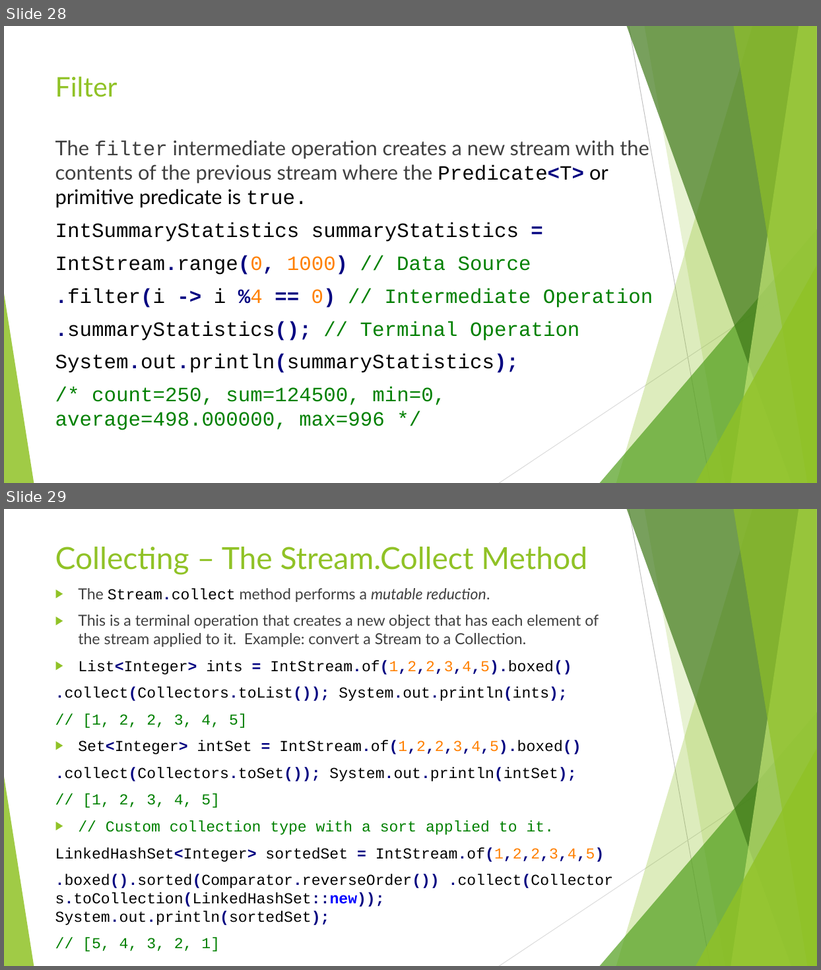
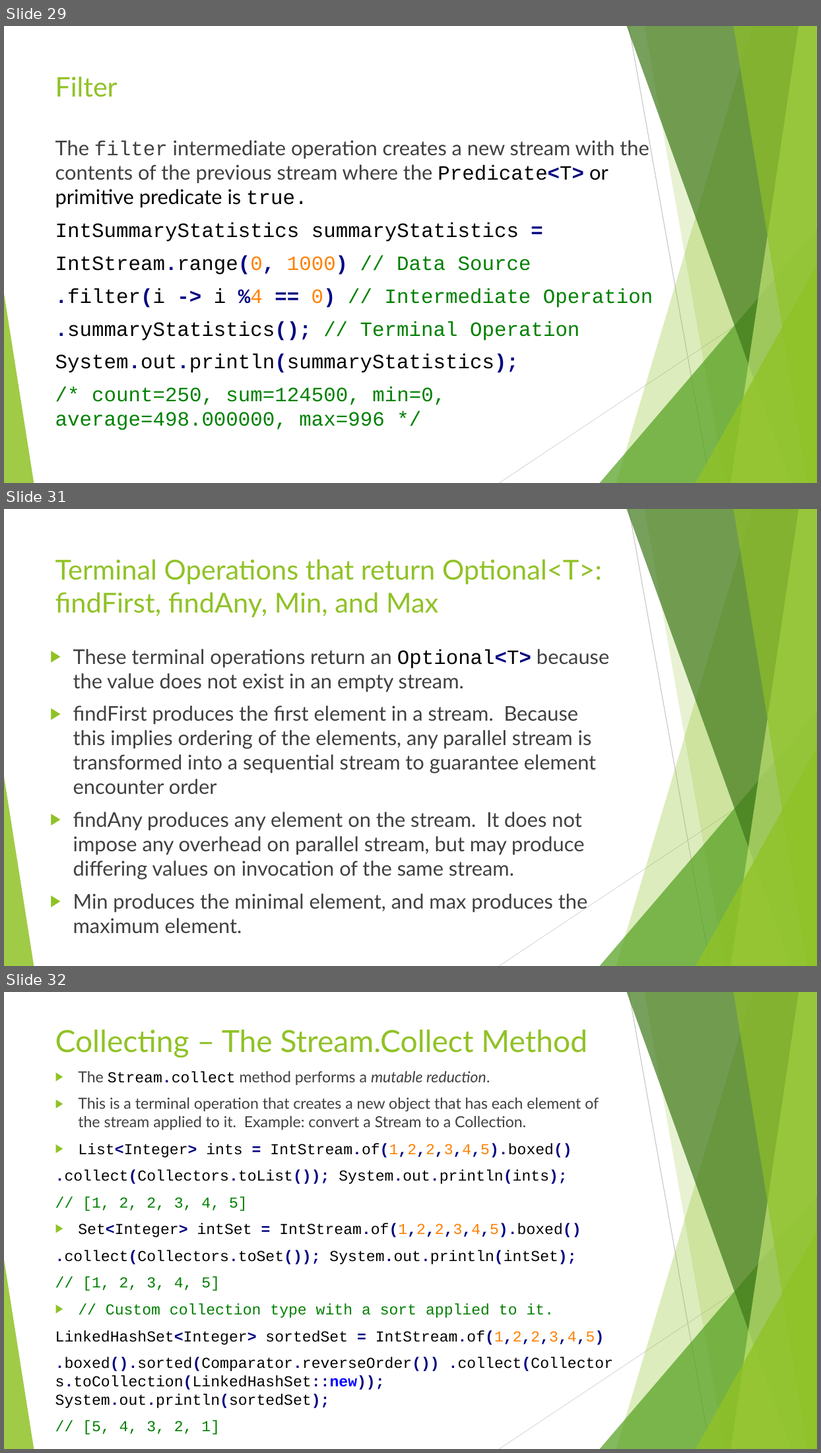
Before and after one commit to RichardRoda/2017-CodePaLOUsa-Lambda, a slide deck: Learning to Love the Lambda in the Stream.pptx. Shown one above the other, each under a label of ours: slides 28 and 29 before the commit, slides 29, 31 and 32 after it; the slides between them are not shown. The pictures are 821x970 and 821x1453 pixels, drawn with LibreOffice and Linux fonts; fonts in the diff are those of the drawing. Boxes give left, top, right and bottom in pixels: in the first picture for what was removed or moved away, otherwise in the second. Text is boxed around its words. In the diff, an @@ line names an element or a change of style, - is before the commit and + after.

Commit message:
Add Limit, Skip, findFirst, findAny, Max, Min and Optional<T> to presentation.

```diff
--- a/Learning to Love the Lambda in the Stream.pptx
+++ b/Learning to Love the Lambda in the Stream.pptx
@@ slide 31 added at [4, 509, 817, 966], background #FFFFFF; not listed: 10 template elements that a slide beside it also shows @@
@@ title added at [55, 559, 602, 617], 32.4 pt, text #90C226 @@
+Terminal Operations that return Optional<T>:
+findFirst, findAny, Min, and Max
@@ text added at [73, 649, 609, 934], 24 pt, text #404040 @@
+▶ These terminal operations return an Optional<T> because the value does not exist in an empty stream.
+▶ findFirst produces the first element in a stream. Because this implies ordering of the elements, any parallel stream is transformed into a sequential stream to guarantee element encounter order
+▶ findAny produces any element on the stream. It does not impose any overhead on parallel stream, but may produce differing values on invocation of the same stream.
+▶ Min produces the minimal element, and max produces the maximum element.
@@ what was slide 28 is now slide 29 @@
@@ what was slide 29 is now slide 32 @@
```
Also in this commit, not shown: 3 slides changed, 2 other slides added, 3 other files.
